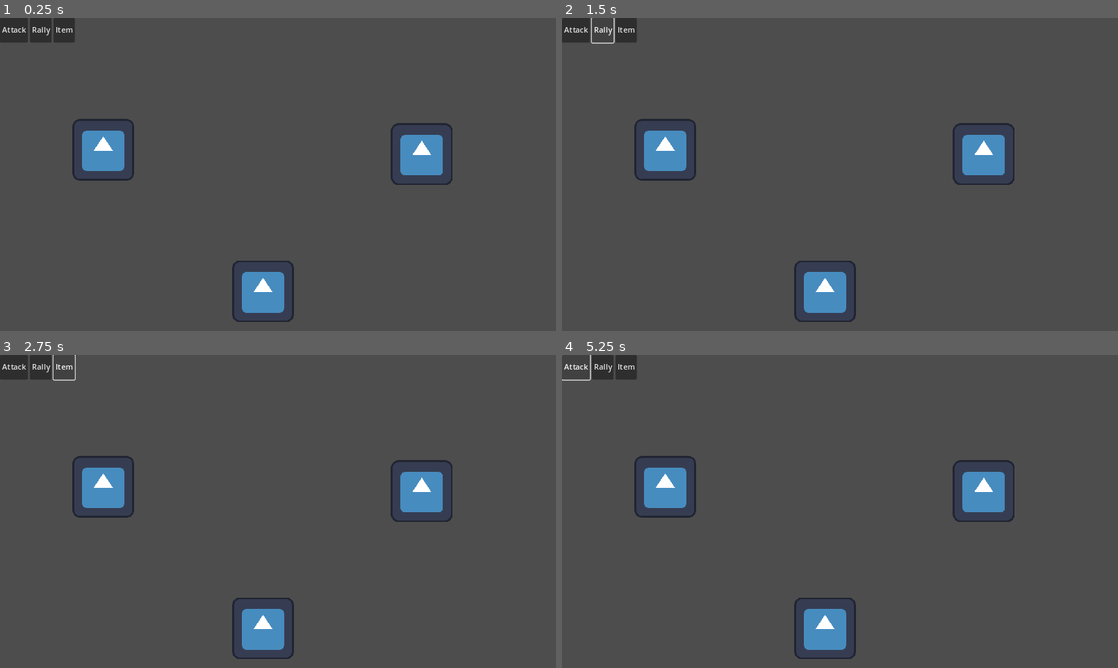
Above: before the commit, frames 1-4 (two rows, left to right).
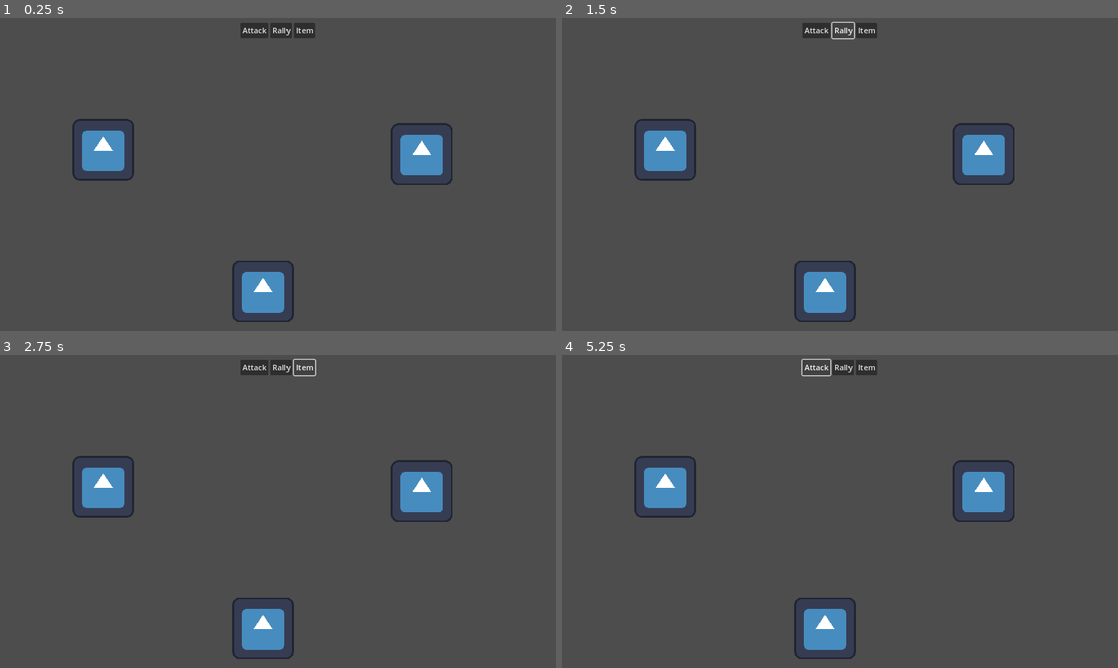
Above: after the commit, the same moments.

Repository: hyperdriveguy/eivbos
Game: Godot game, scene res://battle.tscn
Same seed, same stepped clock (60 frames per second), same inputs: the game is played once before the commit and once after it. The engine's default icon, where the game draws it, is replaced by a stand-in: a white triangle on a blue panel in a dark square.
Inputs:
- Up to frame 1 (0.25 s): no input
- Up to frame 2 (1.5 s): click "Attack" at 0.5 s; click "Rally" at 1.25 s
- Up to frame 3 (2.75 s): click "Item" at 2 s
- Up to frame 4 (5.25 s): click "Attack" at 2.75 s; click "Rally" at 3.5 s; click "Item" at 4.25 s; click "Attack" at 5 s

The runs differ from the first frame. In frame 1, 1.5% of the frame differs, in the area x 0-57%, y 0-8%; in frame 2, 1.2%; in frame 3, 1.2%; in frame 4, 1.1%.

Commit message:
Top-center UI

Diff:
--- a/battle.tscn
+++ b/battle.tscn
@@ -16,9 +16,15 @@
 
 [node name="HBoxContainer" type="HBoxContainer" parent="CanvasLayer/Control"]
 layout_mode = 1
-anchors_preset = 15
-anchor_right = 1.0
-anchor_bottom = 1.0
+anchors_preset = 8
+anchor_left = 0.5
+anchor_top = 0.5
+anchor_right = 0.5
+anchor_bottom = 0.5
+offset_left = -78.0
+offset_top = -15.5
+offset_right = 78.0
+offset_bottom = 15.5
 grow_horizontal = 2
 grow_vertical = 2
 
